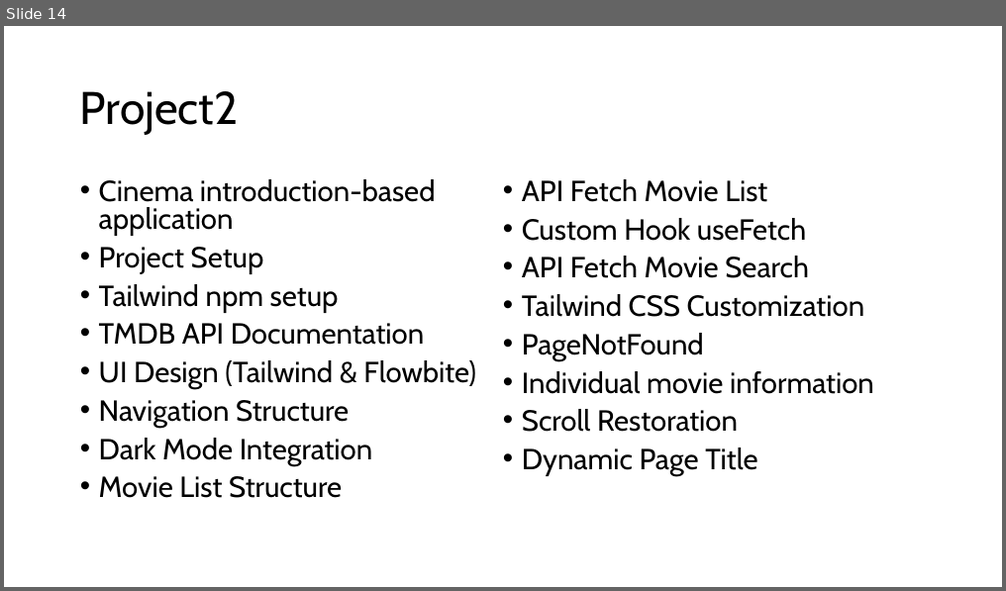
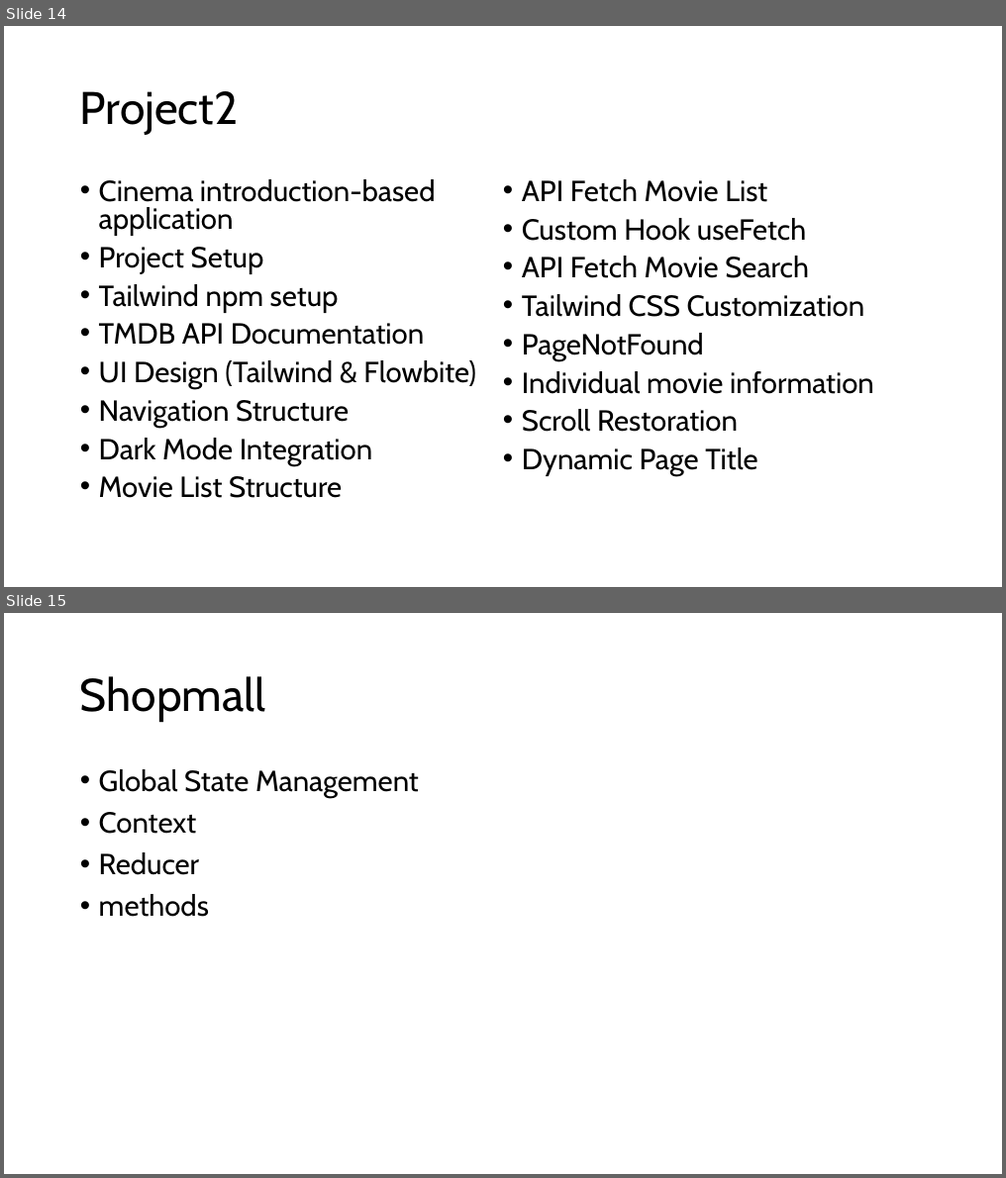
Before and after one commit to PiyushChaturvedii/Batch05, a slide deck: react/react.pptx. Shown one above the other, each under a label of ours: slide 14 before the commit, slides 14 and 15 after it. The pictures are 1006x591 and 1006x1178 pixels, drawn with LibreOffice and Linux fonts; fonts in the diff are those of the drawing. Boxes give left, top, right and bottom in pixels: in the first picture for what was removed or moved away, otherwise in the second. Text is boxed around its words. In the diff, an @@ line names an element or a change of style, - is before the commit and + after.

```diff
--- a/react/react.pptx
+++ b/react/react.pptx
@@ slide 15 added at <box>4,613,1002,1174</box>, background #FFFFFF @@
@@ title added at <box>80,676,265,722</box>, 44 pt, text #000000 @@
+Shopmall
@@ text added at <box>99,769,419,917</box>, 28 pt, text #000000 @@
+• Global State Management
+• Context
+• Reducer
+• methods
```
Also in this commit, not shown: 2 other slides added, 7 other files.
